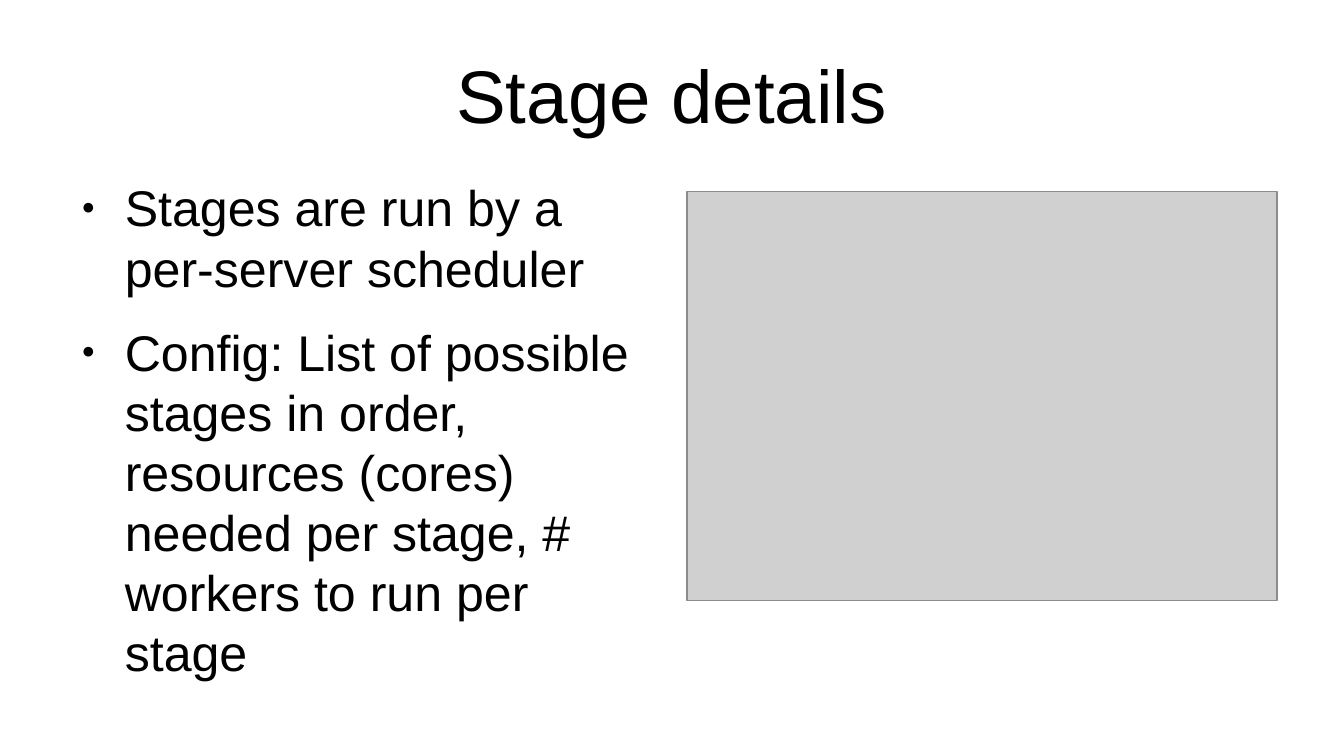
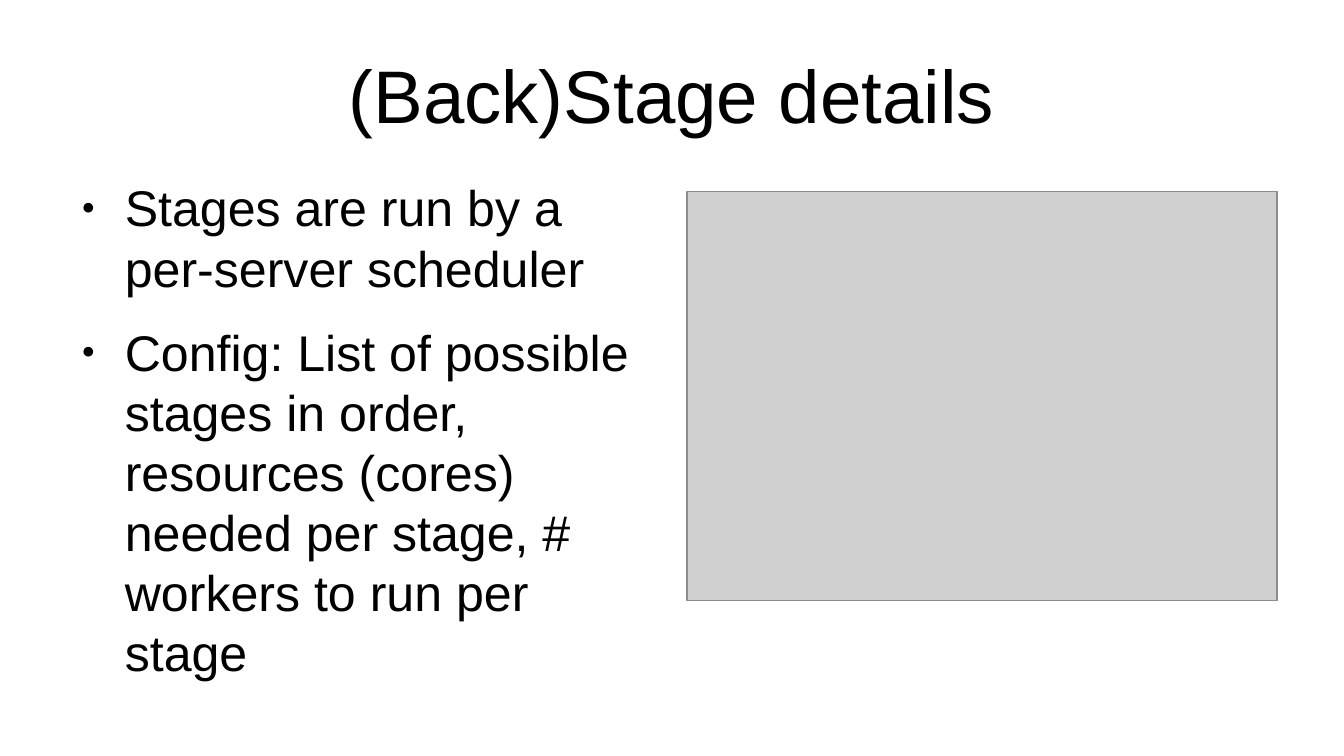
Before and after one commit to apergos/wikitalks, a slide deck: slide 35 of dumps-9-years-compressed.odp. Drawn at 1344x756 pixels with LibreOffice and Linux fonts; fonts in the diff are those of the drawing; grey boxes stand for pictures. Boxes give left, top, right and bottom in pixels: in the first picture for what was removed or moved away, otherwise in the second. Text is boxed around its words. In the diff, an @@ line names an element or a change of style, - is before the commit and + after.

```diff
--- a/dumps-9-years-compressed.odp
+++ b/dumps-9-years-compressed.odp
@@ title at [349,69,994,137]: text changed @@
-Stage details
+(Back)Stage details
```
Also in this commit, not shown: 10 other slides changed, 13 slides added.
